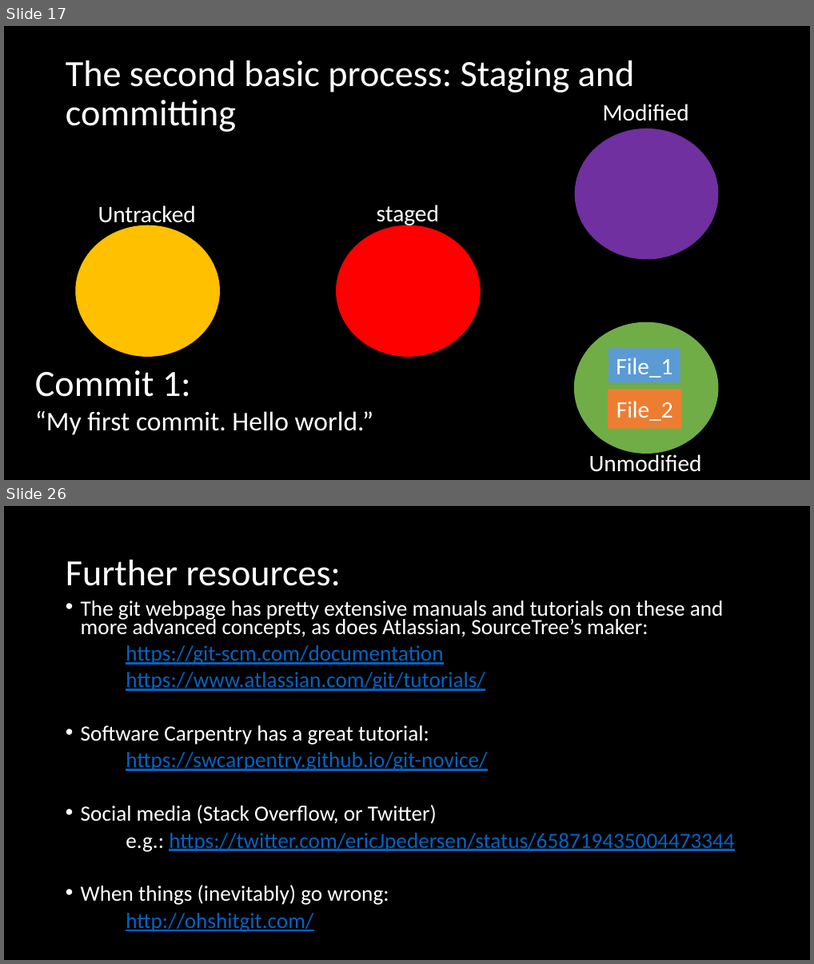
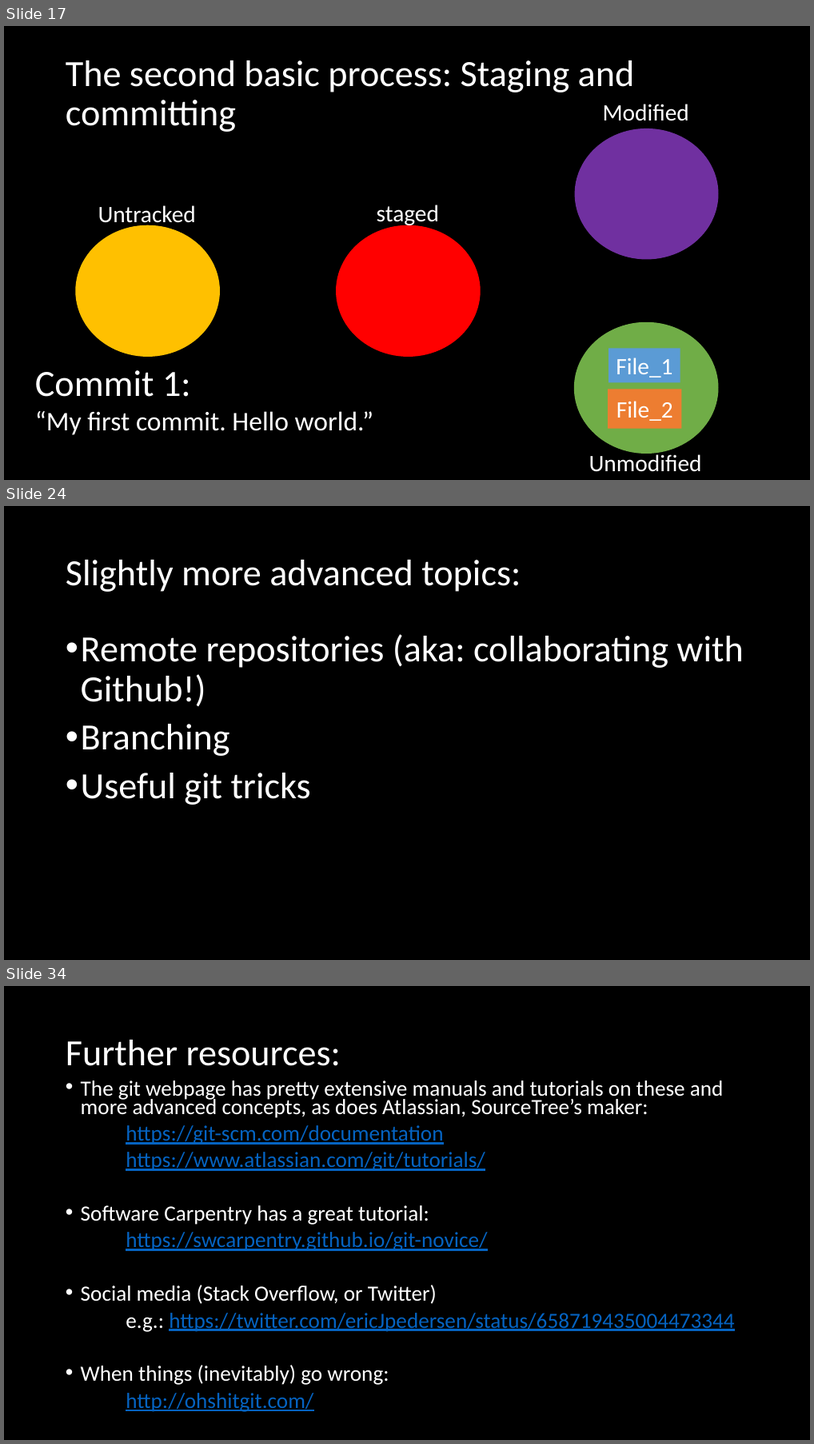
Before and after one commit to adsmithca/DFO_R_workshops, a slide deck: dfo_git_workshop/Using version control.pptx. Shown one above the other, each under a label of ours: slides 17 and 26 before the commit, slides 17, 24 and 34 after it; the slides between them are not shown. The pictures are 814x964 and 814x1444 pixels, drawn with LibreOffice and Linux fonts; fonts in the diff are those of the drawing. Boxes give left, top, right and bottom in pixels: in the first picture for what was removed or moved away, otherwise in the second. Text is boxed around its words. In the diff, an @@ line names an element or a change of style, - is before the commit and + after.

Commit message:
Extended draft of the powerpoint
Still need to figure out if I want to present branching or collaboration first (likely I'll only be able to make it through one...). Also need to expand on the branches section

```diff
--- a/dfo_git_workshop/Using version control.pptx
+++ b/dfo_git_workshop/Using version control.pptx
@@ slide 24 added at box(4, 506, 810, 960), background #000000 @@
@@ title added at box(66, 560, 521, 592), 44 pt, text #FFFFFF @@
+Slightly more advanced topics:
@@ text added at box(81, 634, 743, 804), 44 pt, text #FFFFFF @@
+• Remote repositories (aka: collaborating with Github!)
+• Branching
+• Useful git tricks
@@ what was slide 26 is now slide 34 @@
```
Also in this commit, not shown: 7 slides changed, 14 other slides added, 7 slides removed, 7 other files.
